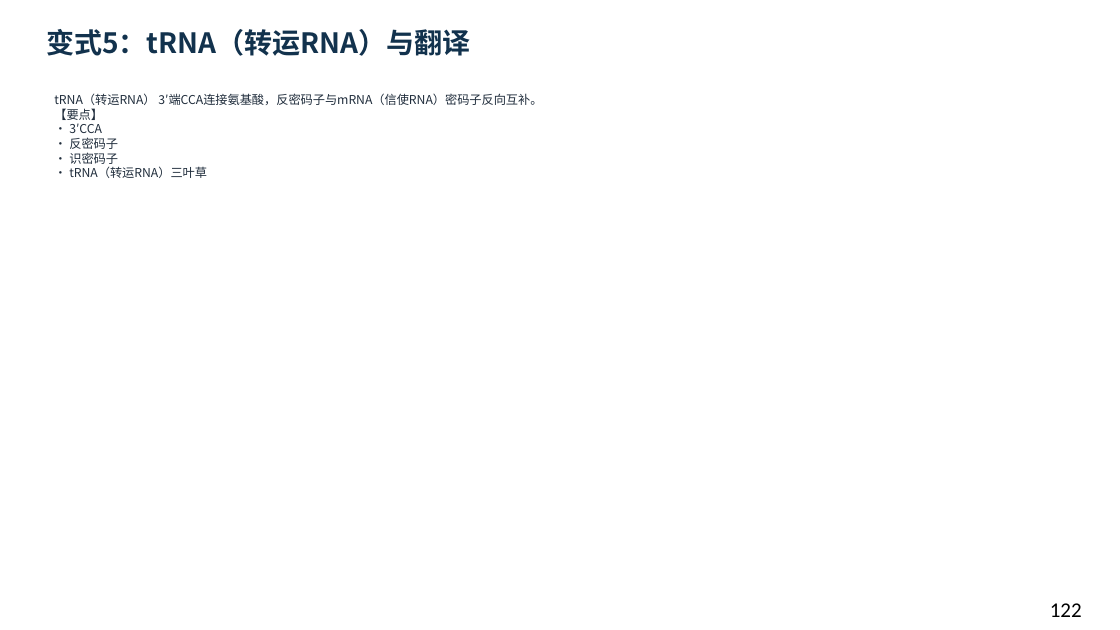
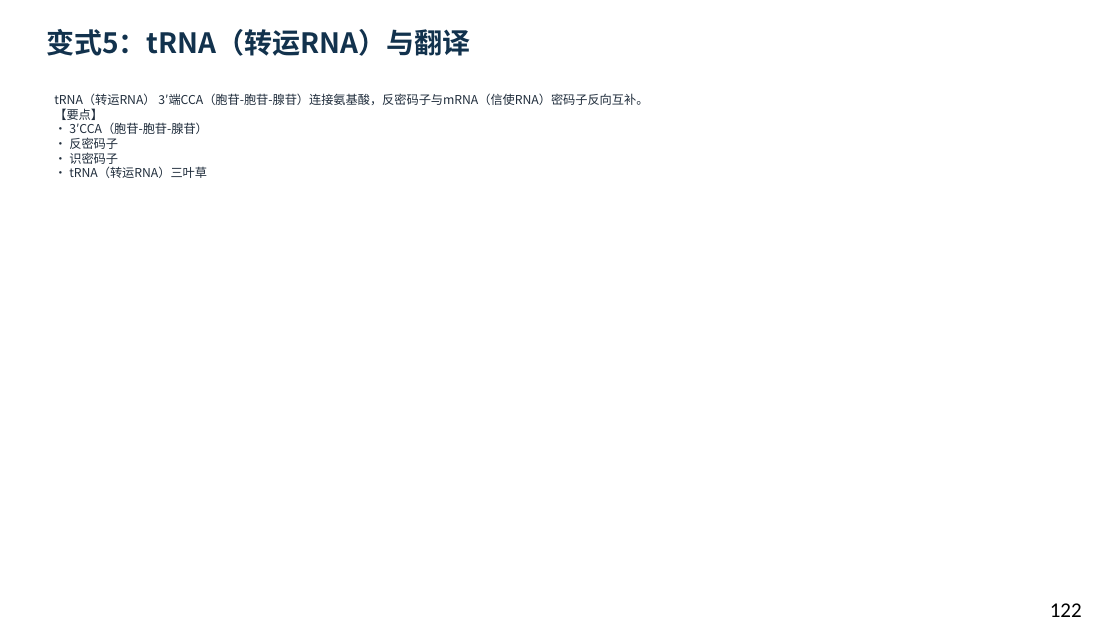
Before and after one commit to newkan-li/Biochemistry, a slide deck: slide 122 of downloads/bc11-ai-style.pptx. Drawn at 1120x630 pixels with LibreOffice and Linux fonts; fonts in the diff are those of the drawing. Boxes give left, top, right and bottom in pixels: in the first picture for what was removed or moved away, otherwise in the second. Text is boxed around its words. In the diff, an @@ line names an element or a change of style, - is before the commit and + after.

```diff
--- a/downloads/bc11-ai-style.pptx
+++ b/downloads/bc11-ai-style.pptx
@@ text at box(54, 93, 648, 178): text changed @@
-tRNA（转运RNA） 3′端CCA连接氨基酸，反密码子与mRNA（信使RNA）密码子反向互补。
-【要点】
-• 3′CCA
-• 反密码子
-• 识密码子
-• tRNA（转运RNA）三叶草
+tRNA（转运RNA） 3′端CCA（胞苷-胞苷-腺苷）连接氨基酸，反密码子与mRNA（信使RNA）密码子反向互补。
+【要点】
+• 3′CCA（胞苷-胞苷-腺苷）
+• 反密码子
+• 识密码子
+• tRNA（转运RNA）三叶草
```
Also in this commit, not shown: 18 other slides changed, 3 other files.
